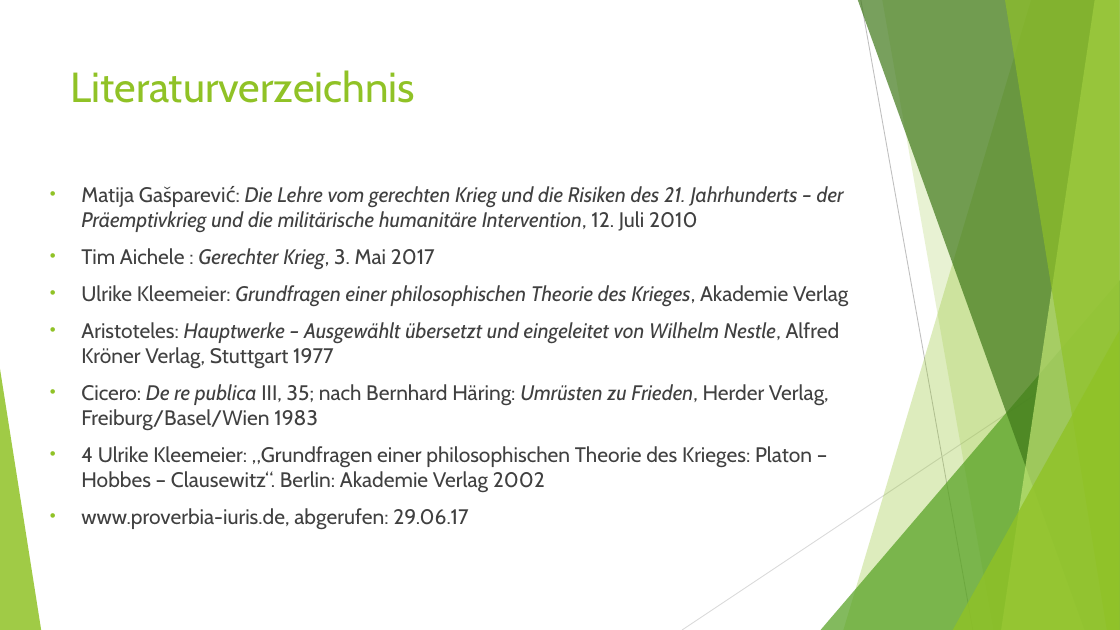
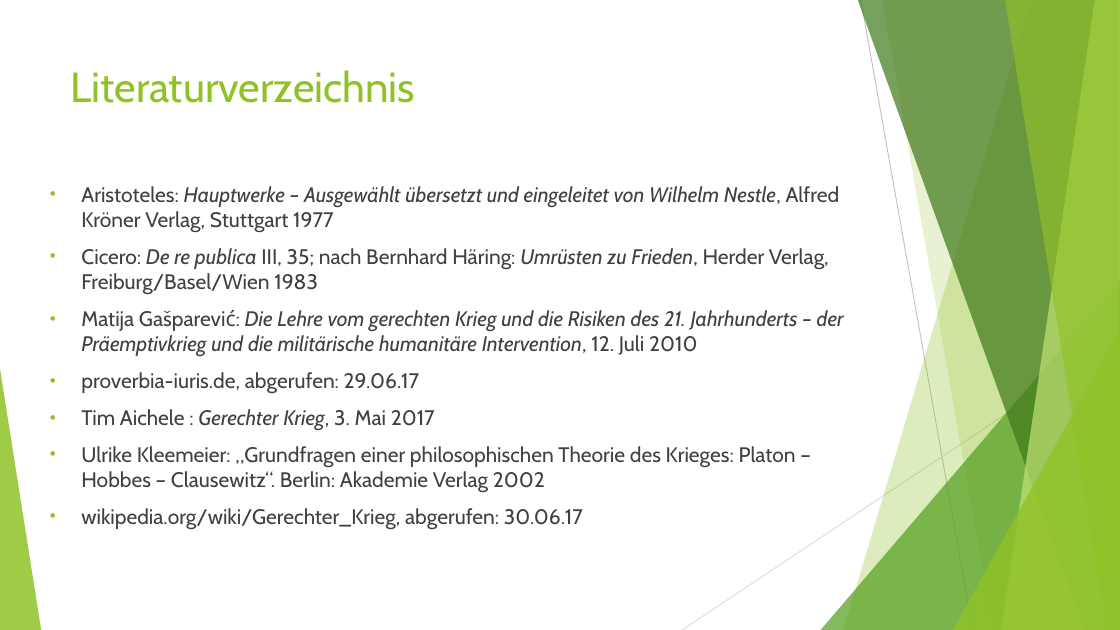
Before and after one commit to DominikEisele/gerechter_Krieg, a slide deck: slide 10 of gerechter_krieg_ethik.pptx. Drawn at 1120x630 pixels with LibreOffice and Linux fonts; fonts in the diff are those of the drawing. Boxes give left, top, right and bottom in pixels: in the first picture for what was removed or moved away, otherwise in the second. Text is boxed around its words. In the diff, an @@ line names an element or a change of style, - is before the commit and + after.

```diff
--- a/gerechter_krieg_ethik.pptx
+++ b/gerechter_krieg_ethik.pptx
@@ text at (81, 186, 848, 306): paragraphs removed @@
-• Matija Gašparević: Die Lehre vom gerechten Krieg und die Risiken des 21. Jahrhunderts – der Präemptivkrieg und die militärische humanitäre Intervention, 12. Juli 2010
-• Tim Aichele : Gerechter Krieg, 3. Mai 2017
-• Ulrike Kleemeier: Grundfragen einer philosophischen Theorie des Krieges, Akademie Verlag
@@ text at (81, 310, 844, 530): text changed @@
-• 4 Ulrike Kleemeier: „Grundfragen einer philosophischen Theorie des Krieges: Platon – Hobbes – Clausewitz“. Berlin: Akademie Verlag 2002
-• www.proverbia-iuris.de, abgerufen: 29.06.17
+• Matija Gašparević: Die Lehre vom gerechten Krieg und die Risiken des 21. Jahrhunderts – der Präemptivkrieg und die militärische humanitäre Intervention, 12. Juli 2010
+• proverbia-iuris.de, abgerufen: 29.06.17
+• Tim Aichele : Gerechter Krieg, 3. Mai 2017
+• Ulrike Kleemeier: „Grundfragen einer philosophischen Theorie des Krieges: Platon – Hobbes – Clausewitz“. Berlin: Akademie Verlag 2002
+• wikipedia.org/wiki/Gerechter_Krieg, abgerufen: 30.06.17
```
Also in this commit, not shown: 2 other slides changed, 1 slide added, 1 slide removed.
